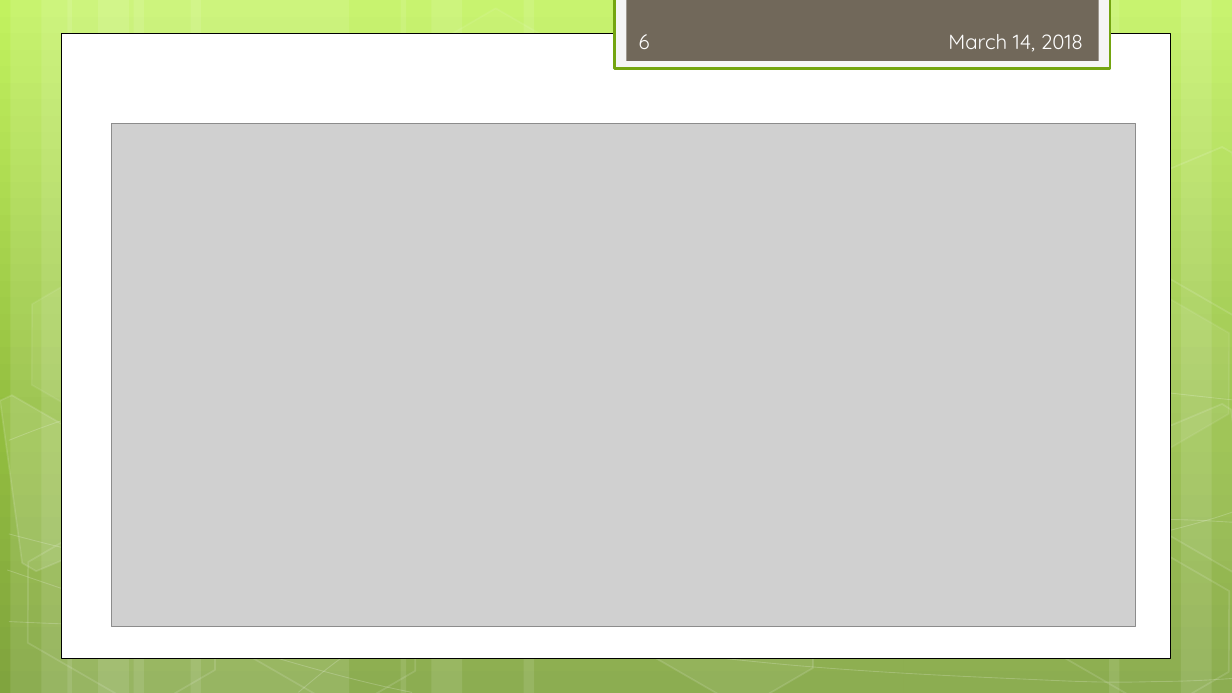
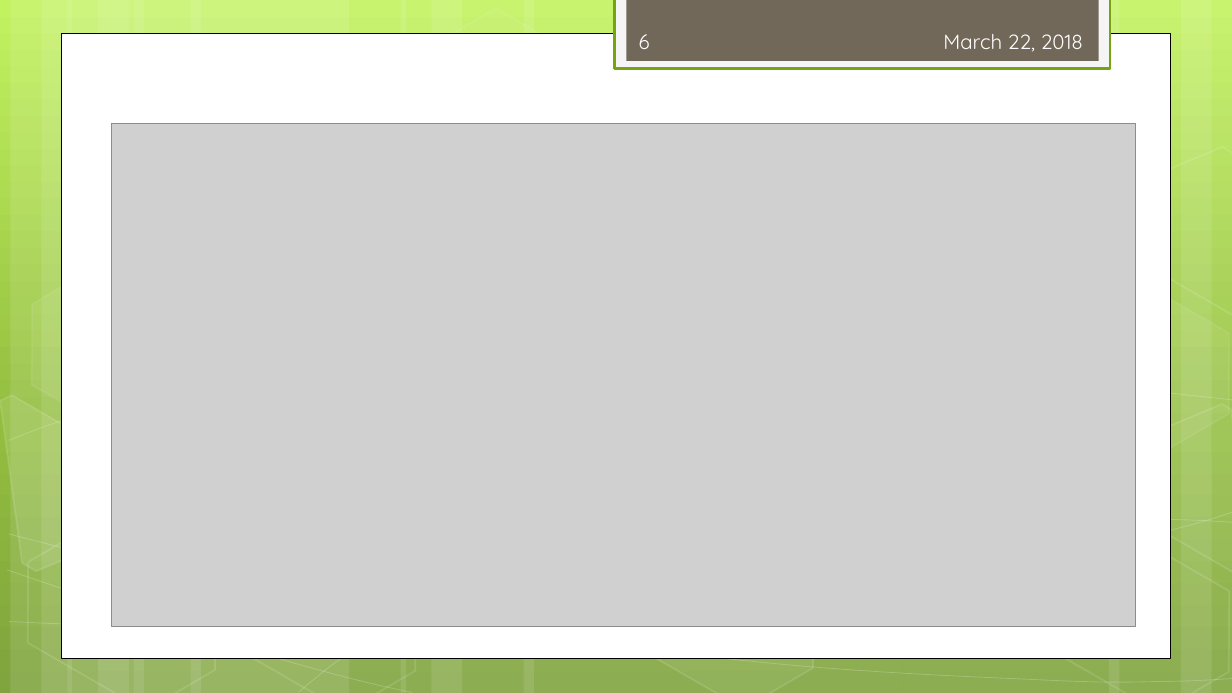
Before and after one commit to sBobHuang/acm-learning, a slide deck: slide 6 of acm入门之二叉树&&字典树.pptx. Drawn at 1232x693 pixels with LibreOffice and Linux fonts; fonts in the diff are those of the drawing; grey boxes stand for pictures. Boxes give left, top, right and bottom in pixels: in the first picture for what was removed or moved away, otherwise in the second. Text is boxed around its words. In the diff, an @@ line names an element or a change of style, - is before the commit and + after.

```diff
--- a/acm入门之二叉树&&字典树.pptx
+++ b/acm入门之二叉树&&字典树.pptx
@@ text at bbox=[943, 34, 1083, 52]: text changed @@
-March 14, 2018
+March 22, 2018
```
Also in this commit, not shown: 11 other slides changed, 6 other files.
